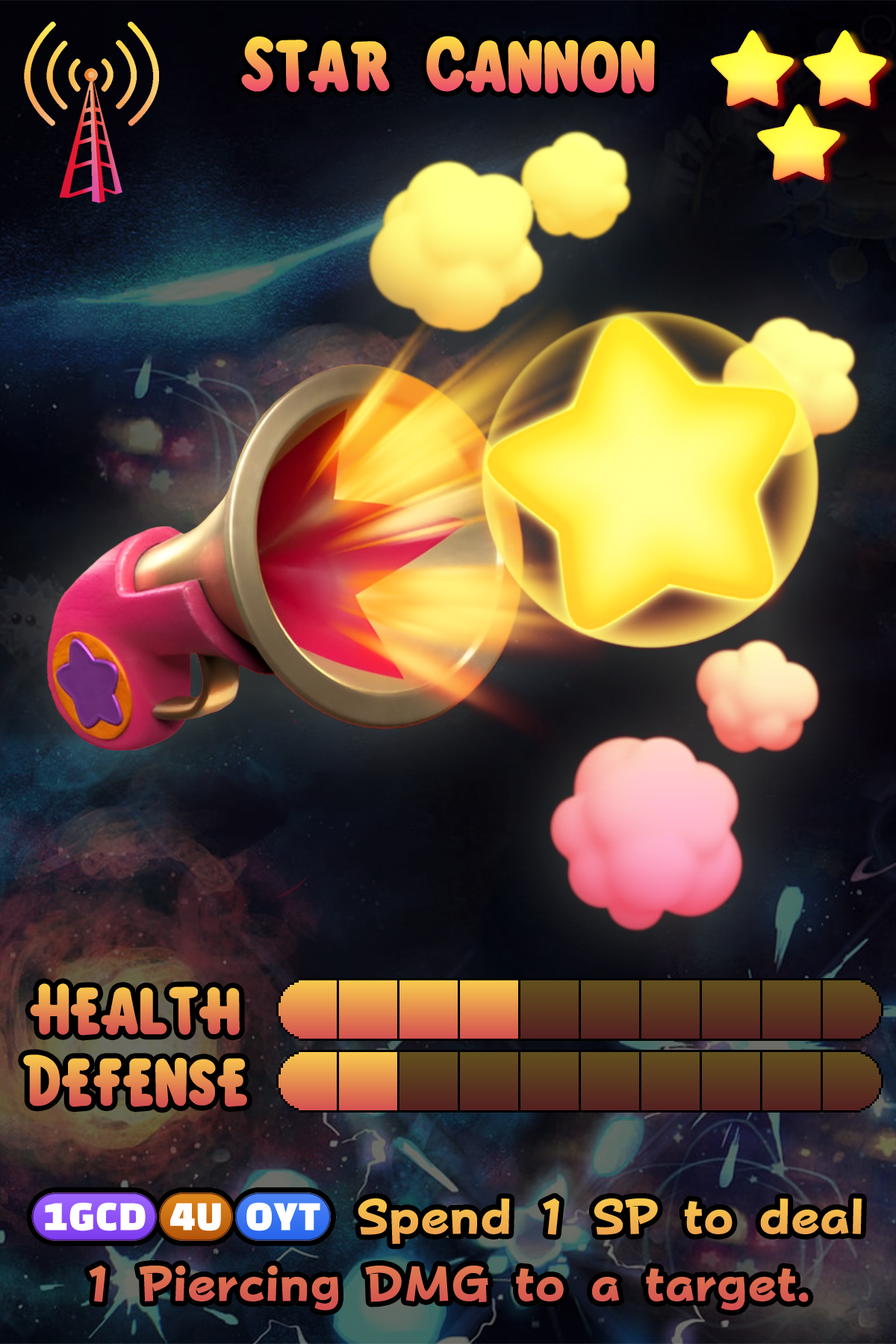
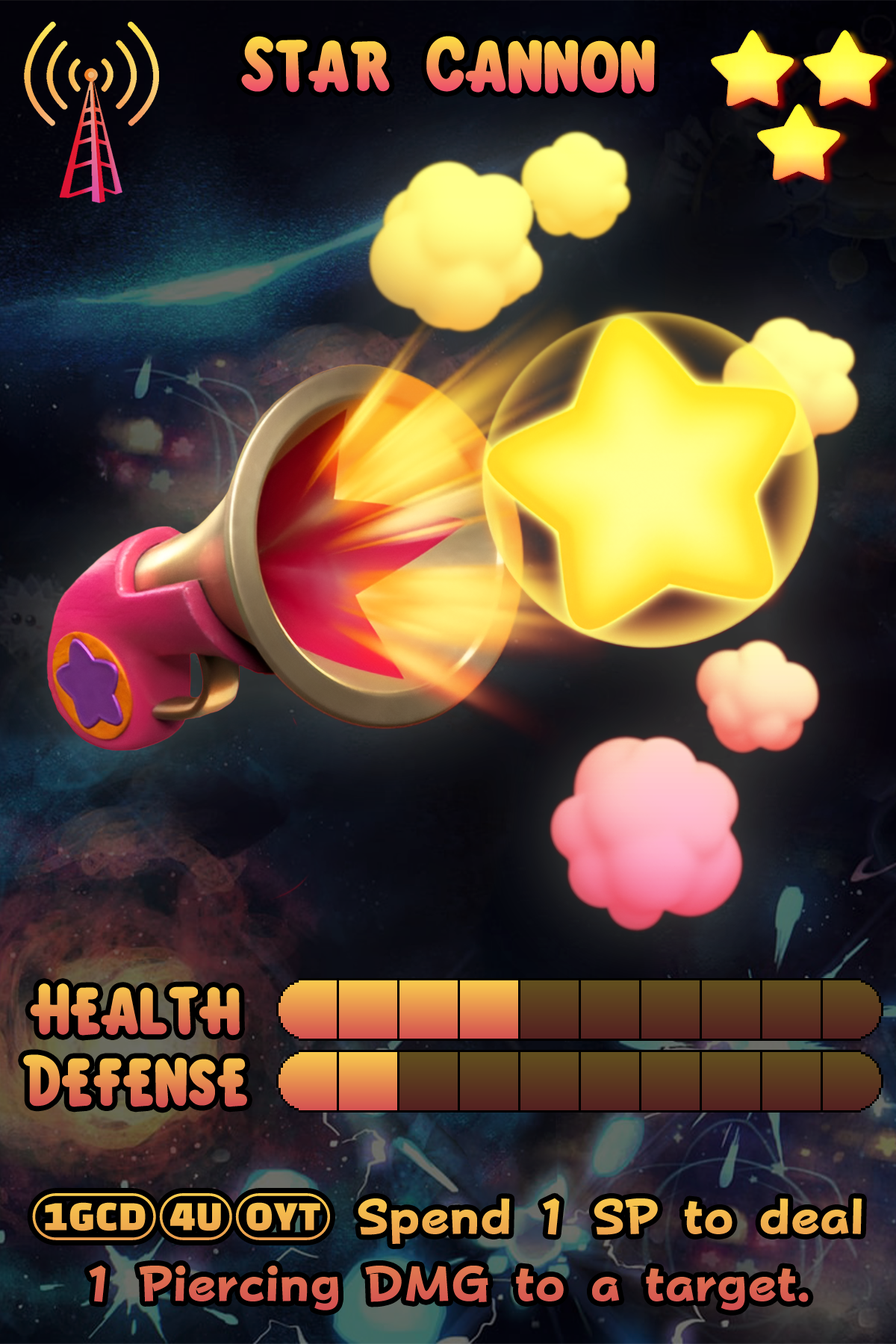
Layered file, before and after one edit (896x1344). Changes by layer:
removed layer "Ability FX: (1GCD) | (4U) | (OYT)" over <box>31,1192,331,1241</box>
painted on "Ability" over <box>31,1192,331,1241</box>
